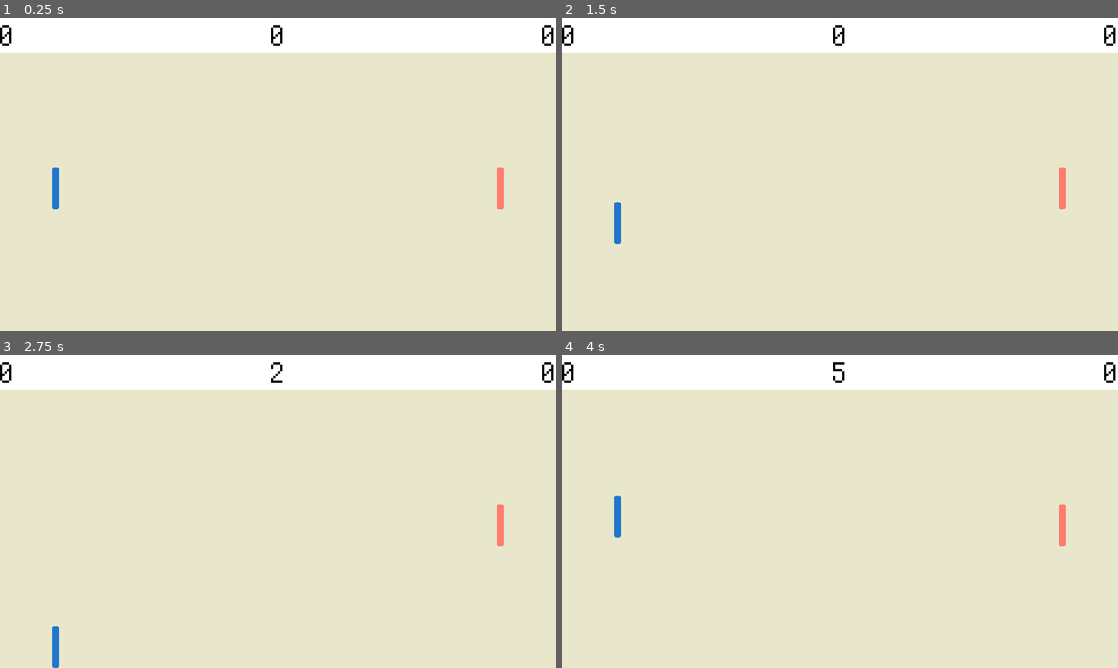
Above: before the commit, frames 1-4 (two rows, left to right).
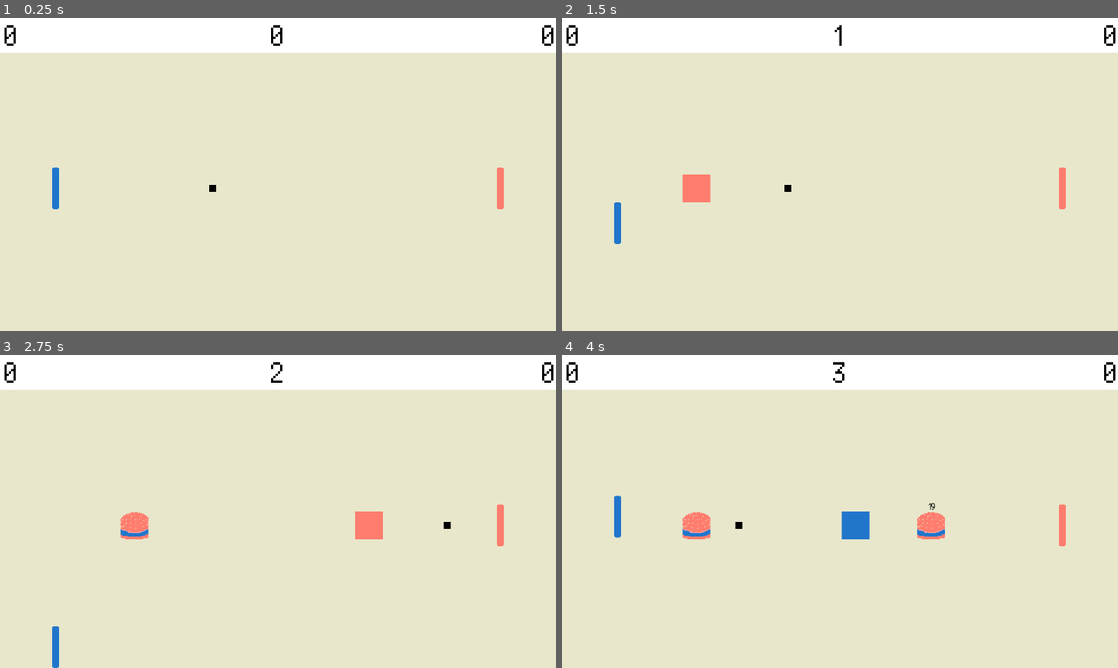
Above: after the commit, the same moments.

Repository: marcus-recto/burger-pong
Game: Godot game, scene res://main.tscn
Two runs of this game, one before a commit and one after it. Both use one fixed random seed, a clock stepped at 60 frames per second and the inputs below.
Inputs:
- Up to frame 1 (0.25 s): no input
- Up to frame 2 (1.5 s): hold I (right_burger_request) 0.53-1.28 s; hold S (left_move_down) from 1.28 s (still down)
- Up to frame 3 (2.75 s): release S (left_move_down) at 2.03 s; hold I (right_burger_request) from 2.03 s (still down)
- Up to frame 4 (4 s): release I (right_burger_request) at 2.78 s; hold W (left_move_up) 2.78-3.53 s; hold E (left_burger_request) from 3.53 s (still down)

The runs differ from the first frame. In frame 1, 0.2% of the frame differs, in the area x 0-39%, y 2-56%; in frame 2, 0.7%; in frame 3, 1.0%; in frame 4, 1.5%, in the area x 0-69%, y 2-59%.

Commit message:
changed ui structure and added anim to text

Diff:
--- a/main.tscn
+++ b/main.tscn
@@ -7,19 +7,17 @@
 [ext_resource type="Script" uid="uid://haiw0qud5nql" path="res://src/reset.gd" id="3_1bvp3"]
 [ext_resource type="Texture2D" uid="uid://byynhqak5w6q2" path="res://assets/blue_paddle.png" id="3_dg77c"]
 [ext_resource type="Texture2D" uid="uid://b5dl630kad8m7" path="res://assets/red_paddle.png" id="4_ycdy4"]
-[ext_resource type="Script" uid="uid://d3k5aq5oddw1c" path="res://src/money.gd" id="5_lquwl"]
-[ext_resource type="Script" uid="uid://b2cx05w8y5qws" path="res://src/fry_money.gd" id="6_7mycd"]
-[ext_resource type="Script" uid="uid://cs2dlo3akgvfw" path="res://src/burger_money.gd" id="7_272bh"]
 [ext_resource type="Texture2D" uid="uid://cgcpam1acxkow" path="res://assets/flea.png" id="8_w48qg"]
 [ext_resource type="Script" uid="uid://df7hvpfra61q8" path="res://src/powerup.gd" id="9_kek77"]
 [ext_resource type="FontFile" uid="uid://dnq1ud78kcujl" path="res://assets/Silver.ttf" id="9_vivmo"]
 [ext_resource type="PackedScene" uid="uid://co5cbkgsrsj14" path="res://fry.tscn" id="10_4c57u"]
 [ext_resource type="AudioStream" uid="uid://tb6ou3dt0by7" path="res://sfx/ScoreIncrease.wav" id="11_cegan"]
 [ext_resource type="PackedScene" uid="uid://cvasd7fx4r1vx" path="res://burger.tscn" id="11_efxa6"]
-[ext_resource type="Script" uid="uid://td2unwe8xm2h" path="res://audio.gd" id="11_yaehf"]
+[ext_resource type="Script" uid="uid://td2unwe8xm2h" path="res://src/audio.gd" id="11_yaehf"]
 [ext_resource type="AudioStream" uid="uid://c8rulcutsk1ep" path="res://sfx/Blip.wav" id="12_074og"]
 [ext_resource type="AudioStream" uid="uid://cilc8ohgg4m2s" path="res://sfx/Hit.wav" id="12_82xsv"]
 [ext_resource type="AudioStream" uid="uid://bmtfij7t2js76" path="res://sfx/Blip2.wav" id="13_cegan"]
+[ext_resource type="Script" uid="uid://cejtu0iiwlmsy" path="res://src/text.gd" id="18_074og"]
 
 [sub_resource type="RectangleShape2D" id="RectangleShape2D_6ckcd"]
 size = Vector2(640, 40)
@@ -78,44 +76,6 @@
 [node name="CollisionShape2D" type="CollisionShape2D" parent="RightWall" unique_id=1837468661]
 position = Vector2(10, 200)
 shape = SubResource("RectangleShape2D_yyap0")
-
-[node name="Money" type="Label" parent="." unique_id=321928873]
-anchors_preset = 5
-anchor_left = 0.5
-anchor_right = 0.5
-offset_left = -20.0
-offset_right = 20.0
-offset_bottom = 23.0
-grow_horizontal = 2
-theme_override_colors/font_color = Color(0, 0, 0, 1)
-theme_override_fonts/font = ExtResource("9_vivmo")
-theme_override_font_sizes/font_size = 50
-text = "100"
-horizontal_alignment = 1
-script = ExtResource("5_lquwl")
-
-[node name="FryMoney" type="Label" parent="." unique_id=2104772288]
-offset_right = 40.0
-offset_bottom = 23.0
-theme_override_colors/font_color = Color(0, 0, 0, 1)
-theme_override_fonts/font = ExtResource("9_vivmo")
-theme_override_font_sizes/font_size = 50
-text = "10"
-script = ExtResource("6_7mycd")
-
-[node name="BurgerMoney" type="Label" parent="." unique_id=86780998]
-anchors_preset = 1
-anchor_left = 1.0
-anchor_right = 1.0
-offset_left = -40.0
-offset_bottom = 23.0
-grow_horizontal = 0
-theme_override_colors/font_color = Color(0, 0, 0, 1)
-theme_override_fonts/font = ExtResource("9_vivmo")
-theme_override_font_sizes/font_size = 50
-text = "100"
-horizontal_alignment = 2
-script = ExtResource("7_272bh")
 
 [node name="Audio" type="Node" parent="." unique_id=1734653620]
 script = ExtResource("11_yaehf")
@@ -241,6 +201,58 @@
 texture = ExtResource("8_w48qg")
 
 [node name="CanvasLayer" type="CanvasLayer" parent="." unique_id=1697142987]
+
+[node name="BallScore" type="RichTextLabel" parent="CanvasLayer" unique_id=1831545875]
+anchors_preset = 5
+anchor_left = 0.5
+anchor_right = 0.5
+offset_left = -37.0
+offset_right = 37.0
+offset_bottom = 56.0
+grow_horizontal = 2
+theme_override_colors/default_color = Color(0, 0, 0, 1)
+theme_override_fonts/normal_font = ExtResource("9_vivmo")
+theme_override_font_sizes/normal_font_size = 50
+bbcode_enabled = true
+text = "10000"
+fit_content = true
+scroll_active = false
+autowrap_mode = 0
+horizontal_alignment = 1
+script = ExtResource("18_074og")
+
+[node name="LeftScore" type="RichTextLabel" parent="CanvasLayer" unique_id=776108155]
+offset_left = 5.0
+offset_right = 60.0
+offset_bottom = 56.0
+theme_override_colors/default_color = Color(0, 0, 0, 1)
+theme_override_fonts/normal_font = ExtResource("9_vivmo")
+theme_override_font_sizes/normal_font_size = 50
+bbcode_enabled = true
+text = "10"
+fit_content = true
+scroll_active = false
+autowrap_mode = 0
+vertical_alignment = 1
+script = ExtResource("18_074og")
+
+[node name="RightScore" type="RichTextLabel" parent="CanvasLayer" unique_id=2073094031]
+anchors_preset = 1
+anchor_left = 1.0
+anchor_right = 1.0
+offset_left = -250.0
+offset_bottom = 56.0
+grow_horizontal = 0
+theme_override_colors/default_color = Color(0, 0, 0, 1)
+theme_override_fonts/normal_font = ExtResource("9_vivmo")
+theme_override_font_sizes/normal_font_size = 50
+bbcode_enabled = true
+text = "10"
+fit_content = true
+scroll_active = false
+autowrap_mode = 0
+horizontal_alignment = 2
+script = ExtResource("18_074og")
 
 [connection signal="area_entered" from="Floor" to="Floor" method="_on_area_entered"]
 [connection signal="area_exited" from="Floor" to="Floor" method="_on_area_exited"]
--- a/src/ball.gd
+++ b/src/ball.gd
@@ -7,7 +7,8 @@
 # Called when the node enters the scene tree for the first time.
 func _ready() -> void:
 	speed = data.ball_speed
-	start_reset()
+	direction = Vector2(-1,0)
+	#start_reset()
 
 # Called every frame. 'delta' is the elapsed time since the previous frame.
 func _process(delta: float) -> void:
--- a/src/burger.gd
+++ b/src/burger.gd
@@ -59,6 +59,7 @@
 		ball = area
 		ball_inside = true
 		area.set_ball_speed(data.slow_ball_speed)
+		add_to_ball()
 		$Label.visible = true
 		$LabelTimer.stop()
 		play_noise.emit()
--- a/src/burger_money.gd
+++ /dev/null
@@ -1,7 +0,0 @@
-extends Label
-
-var data = load("res://player_data.tres")
-
-# Called every frame. 'delta' is the elapsed time since the previous frame.
-func _process(delta: float) -> void:
-	text = str(data.right_score)
--- a/src/fry_money.gd
+++ /dev/null
@@ -1,7 +0,0 @@
-extends Label
-
-var data = load("res://player_data.tres")
-
-# Called every frame. 'delta' is the elapsed time since the previous frame.
-func _process(delta: float) -> void:
-	text = str(data.left_score)
--- a/src/money.gd
+++ /dev/null
@@ -1,12 +0,0 @@
-extends Label
-
-var data = load("res://player_data.tres")
-
-# Called when the node enters the scene tree for the first time.
-func _ready() -> void:
-	pass
-
-
-# Called every frame. 'delta' is the elapsed time since the previous frame.
-func _process(delta: float) -> void:
-	text = str(data.ball_held_score)
--- a/src/player_data.gd
+++ b/src/player_data.gd
@@ -1,4 +1,10 @@
 class_name PlayerData extends Resource
+
+signal animate_ball_score
+signal animate_left_score
+signal animate_right_score
+
+var ball_score_freq = 50
 
 @export var ball_held_score: int = 0
 @export var left_score: int = 0
@@ -27,19 +33,21 @@
 
 func add_left_score():
 	left_score += ball_held_score
+	animate_left_score.emit()
 
 func get_right_score() -> int:
 	return right_score
 
 func add_right_score():
 	right_score += ball_held_score
+	animate_right_score.emit()
 
 func add_ball_score(value:int):
 	ball_held_score += value
+	animate_ball_score.emit()
 
 func get_ball_score() -> int:
 	return ball_held_score
-
 
 func get_powerup_position() -> Vector2:
 	return powerup_position
--- a/src/reset.gd
+++ b/src/reset.gd
@@ -1,5 +1,6 @@
 extends Area2D
 signal play_audio
+
 var data: PlayerData
 
 var add_function:Callable
@@ -8,7 +9,7 @@
 	data = load("res://player_data.tres")
 	if name == "LeftWall":
 		add_function = data.add_right_score
-	else:
+	elif name == "RightWall":
 		add_function = data.add_left_score
 
 func _on_area_entered(area: Area2D) -> void:
--- /dev/null
+++ b/src/text.gd
@@ -0,0 +1,30 @@
+extends RichTextLabel
+
+var data:PlayerData
+var get_text:Callable
+var amplitude:float = 0
+
+
+# Called when the node enters the scene tree for the first time.
+func _ready() -> void:
+	data = load("res://player_data.tres")
+	if name == "BallScore":
+		get_text = data.get_ball_score
+		data.animate_ball_score.connect(animate)
+	elif name == "LeftScore":
+		get_text = data.get_left_score
+		data.animate_left_score.connect(animate)
+	elif name == "RightScore":
+		get_text = data.get_right_score
+		data.animate_right_score.connect(animate)
+
+
+# Called every frame. 'delta' is the elapsed time since the previous frame.
+func _process(delta: float) -> void:
+	text = ("[wave amp=%f freq=0 connected=1]"% (amplitude)) + str(get_text.call()) + "[/wave]"
+	pass
+
+func animate():
+	var tween = create_tween()
+	tween.tween_property(self, "position:y",-5,0.001)
+	tween.tween_property(self, "position:y",0,0.2)
Renamed: audio.gd -> src/audio.gd
Renamed: audio.gd.uid -> src/audio.gd.uid
Not shown, removed: src/burger_money.gd.uid
Not shown, removed: src/fry_money.gd.uid
Not shown, removed: src/money.gd.uid
Not shown, added: src/text.gd.uid
